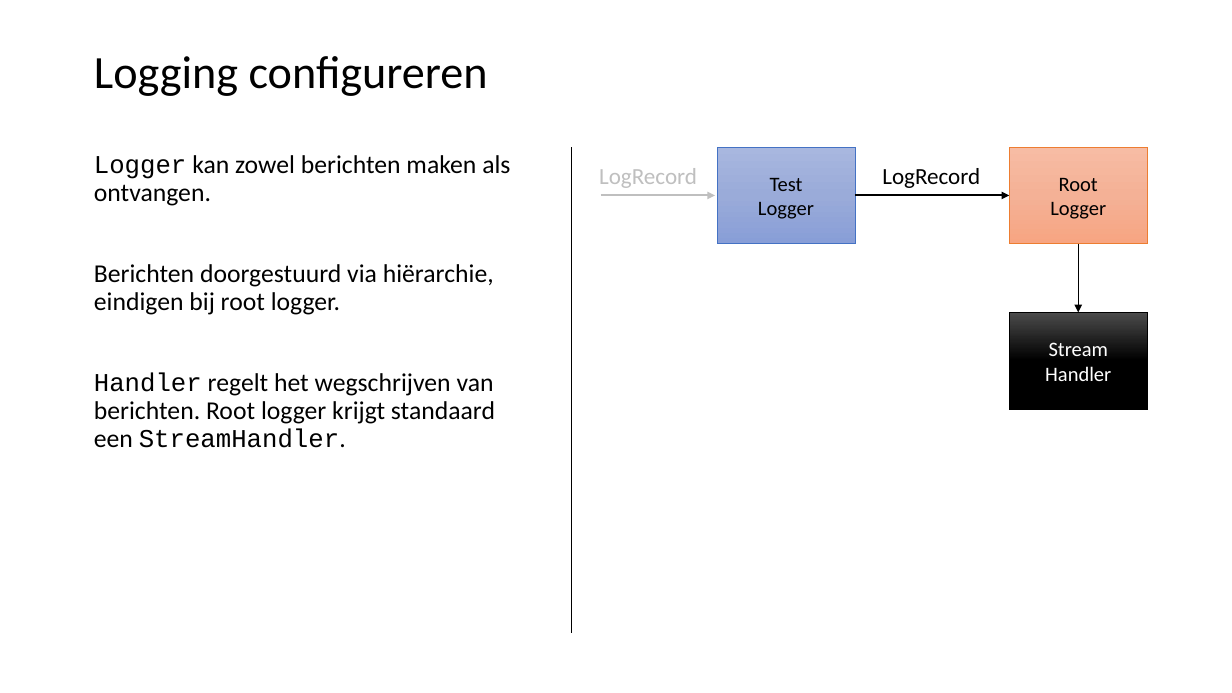
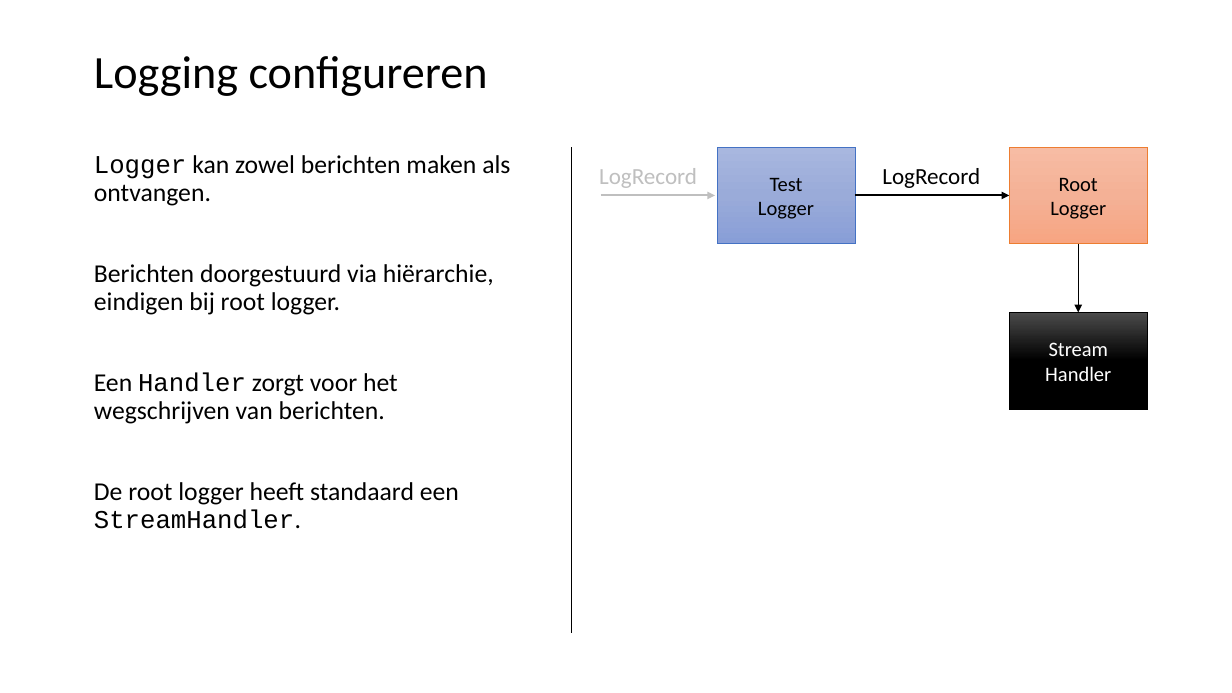
Before and after one commit to LFKoning/knowledge-sharing, a slide deck: slide 32 of python_course/2_production_code/python_cursus_2.pptx (slide 31 before the commit). Drawn at 1232x693 pixels with LibreOffice and Linux fonts; fonts in the diff are those of the drawing. Boxes give left, top, right and bottom in pixels: in the first picture for what was removed or moved away, otherwise in the second. Text is boxed around its words. In the diff, an @@ line names an element or a change of style, - is before the commit and + after.

```diff
--- a/python_course/2_production_code/python_cursus_2.pptx
+++ b/python_course/2_production_code/python_cursus_2.pptx
@@ text at (x1=94, y1=372, x2=459, y2=529): text changed @@
-Handler regelt het wegschrijven van berichten. Root logger krijgt standaard een StreamHandler.
+Een Handler zorgt voor het wegschrijven van berichten.
+De root logger heeft standaard een StreamHandler.
```
Also in this commit, not shown: 15 other slides changed, 1 slide added, 3 other files.
